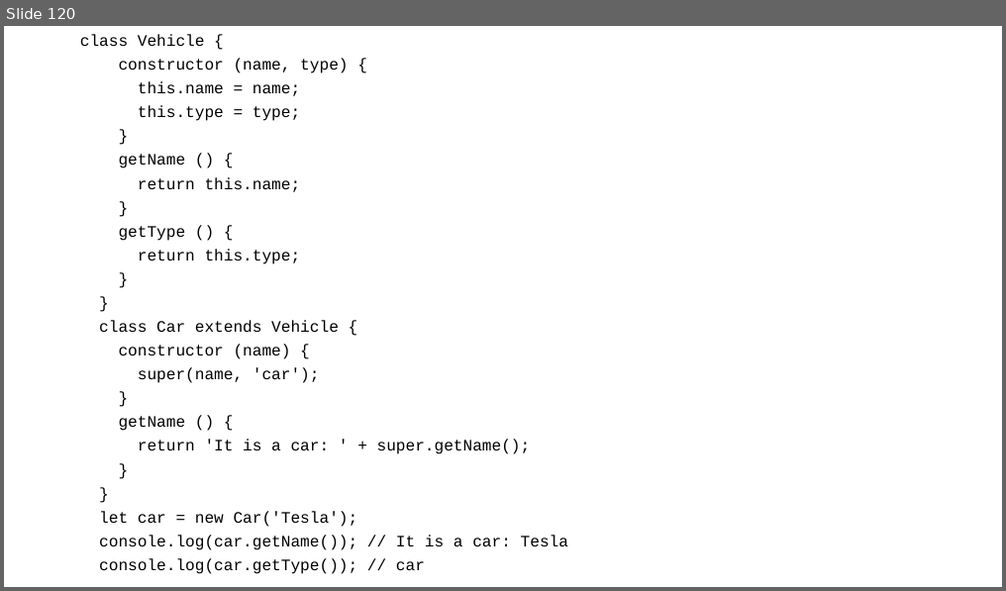
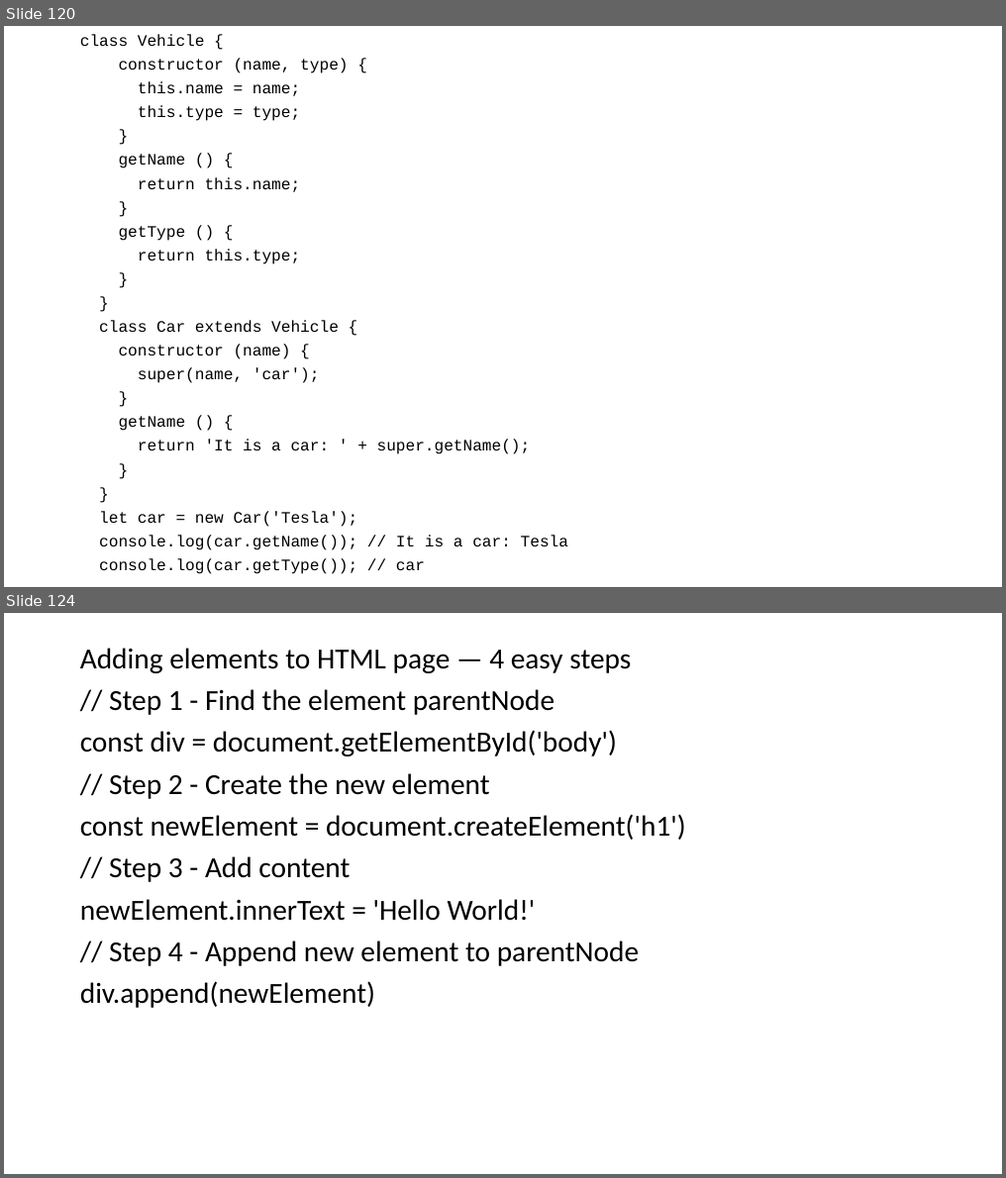
Before and after one commit to smishra1000/full_stack_react_node, a slide deck: frontend/notes.pptx. Shown one above the other, each under a label of ours: slide 120 before the commit, slides 120 and 124 after it; the slides between them are not shown. The pictures are 1006x591 and 1006x1178 pixels, drawn with LibreOffice and Linux fonts; fonts in the diff are those of the drawing. Boxes give left, top, right and bottom in pixels: in the first picture for what was removed or moved away, otherwise in the second. Text is boxed around its words. In the diff, an @@ line names an element or a change of style, - is before the commit and + after.

```diff
--- a/frontend/notes.pptx
+++ b/frontend/notes.pptx
@@ slide 124 added at box(4, 613, 1002, 1174), background #FFFFFF @@
@@ text added at box(80, 648, 686, 1008), 28 pt, text #000000 @@
+Adding elements to HTML page — 4 easy steps
+// Step 1 - Find the element parentNode
+const div = document.getElementById('body')
+// Step 2 - Create the new element
+const newElement = document.createElement('h1')
+// Step 3 - Add content
+newElement.innerText = 'Hello World!'
+// Step 4 - Append new element to parentNode
+div.append(newElement)
```
Also in this commit, not shown: 6 other slides added, 13 other files.
